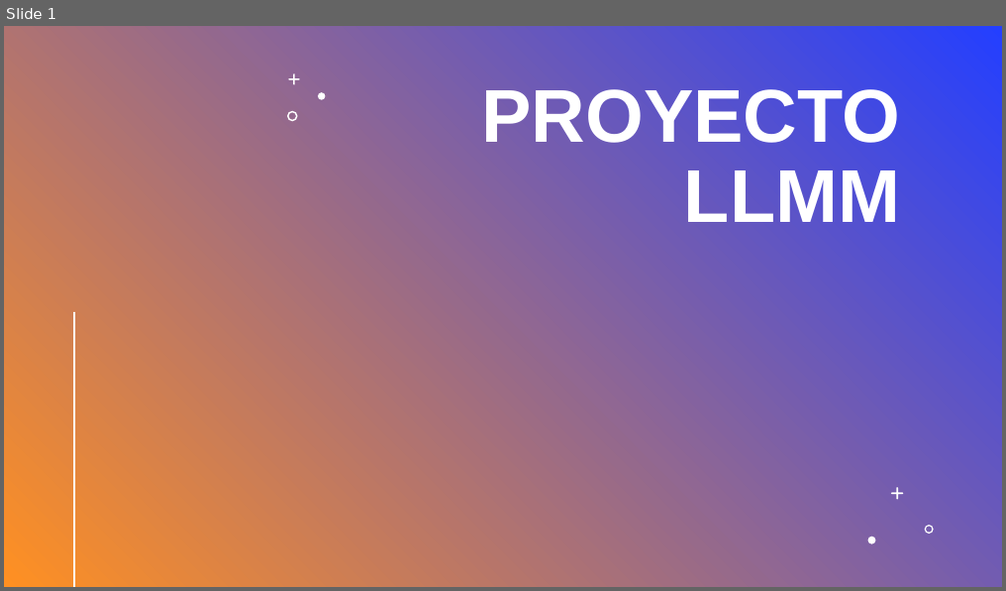
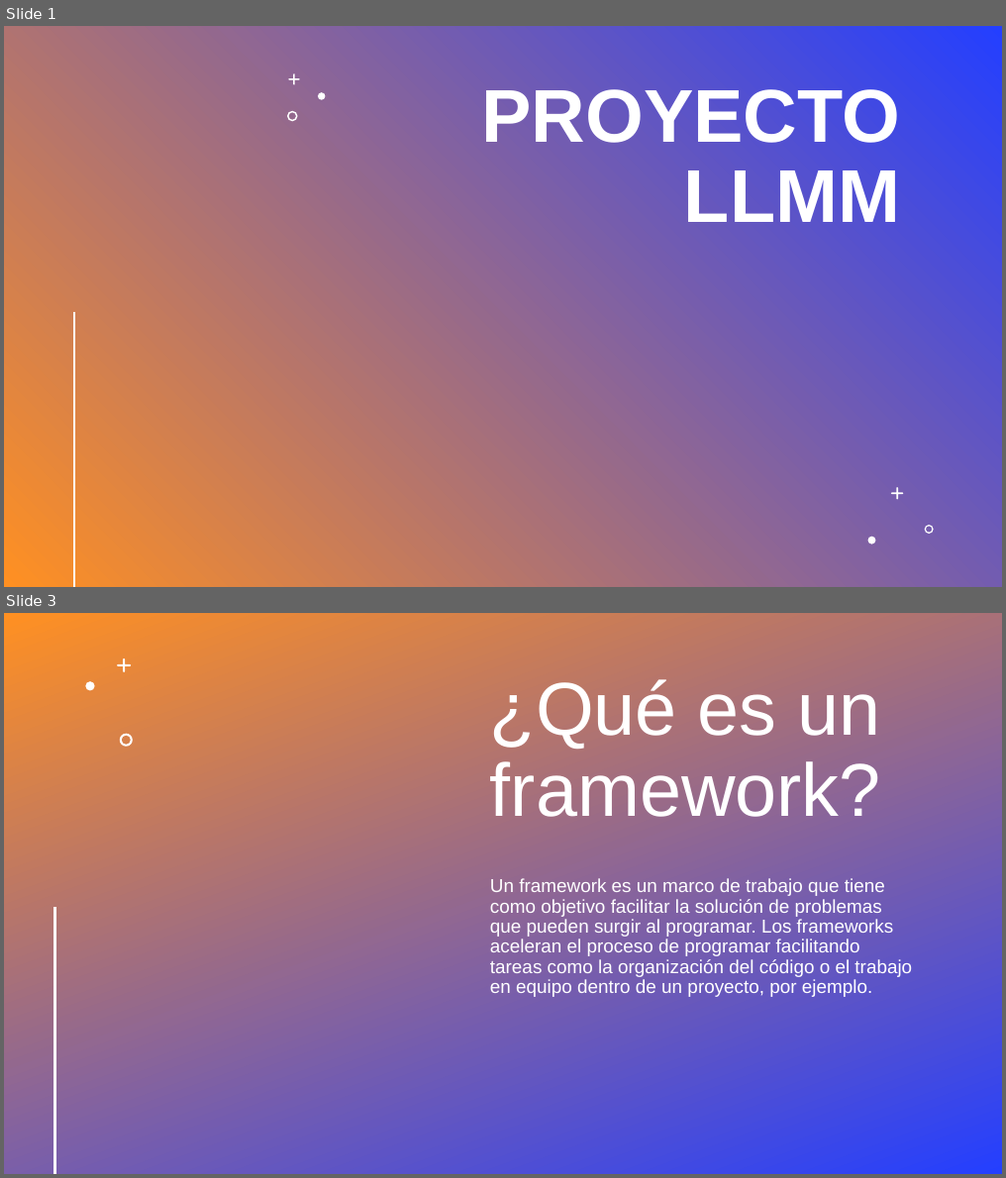
Before and after one commit to zonary123/tienda, a slide deck: Proyecto_CarlosVaralo.pptx. Shown one above the other, each under a label of ours: slide 1 before the commit, slides 1 and 3 after it; the slides between them are not shown. The pictures are 1006x591 and 1006x1178 pixels, drawn with LibreOffice and Linux fonts; fonts in the diff are those of the drawing; background and template pictures are left out; a plain dark background stands for a picture behind light text. Boxes give left, top, right and bottom in pixels: in the first picture for what was removed or moved away, otherwise in the second. Text is boxed around its words. In the diff, an @@ line names an element or a change of style, - is before the commit and + after.

```diff
--- a/Proyecto_CarlosVaralo.pptx
+++ b/Proyecto_CarlosVaralo.pptx
@@ slide 3 added at [4,613,1002,1174], background picture (left out) @@
@@ rectangle added at [4,613,1002,1174], fill #FFFFFF @@
@@ rectangle added at [4,613,1002,1174], fill gradient #243FFF to #FF9022 @@
@@ line added from (62, 642) to (62, 1173), #FF9022 2 pt @@
@@ freeform shape added at [117,659,132,672], fill #FFFFFF @@
@@ freeform shape added at [85,682,94,691], fill #FFFFFF @@
@@ title added at [490,679,881,817], 72 pt, text #FFFFFF @@
+¿Qué es un framework?
@@ freeform shape added at [119,734,132,747], fill #FFFFFF @@
@@ text added at [490,878,912,997], 18 pt, text #FFFFFF @@
+Un framework es un marco de trabajo que tiene como objetivo facilitar la solución de problemas que pueden surgir al programar. Los frameworks aceleran el proceso de programar facilitando tareas como la organización del código o el trabajo en equipo dentro de un proyecto, por ejemplo.
@@ line added from (54, 909) to (54, 1173), #FFFFFF 2 pt @@
```
Also in this commit, not shown: 11 other slides added, 5 other files.
